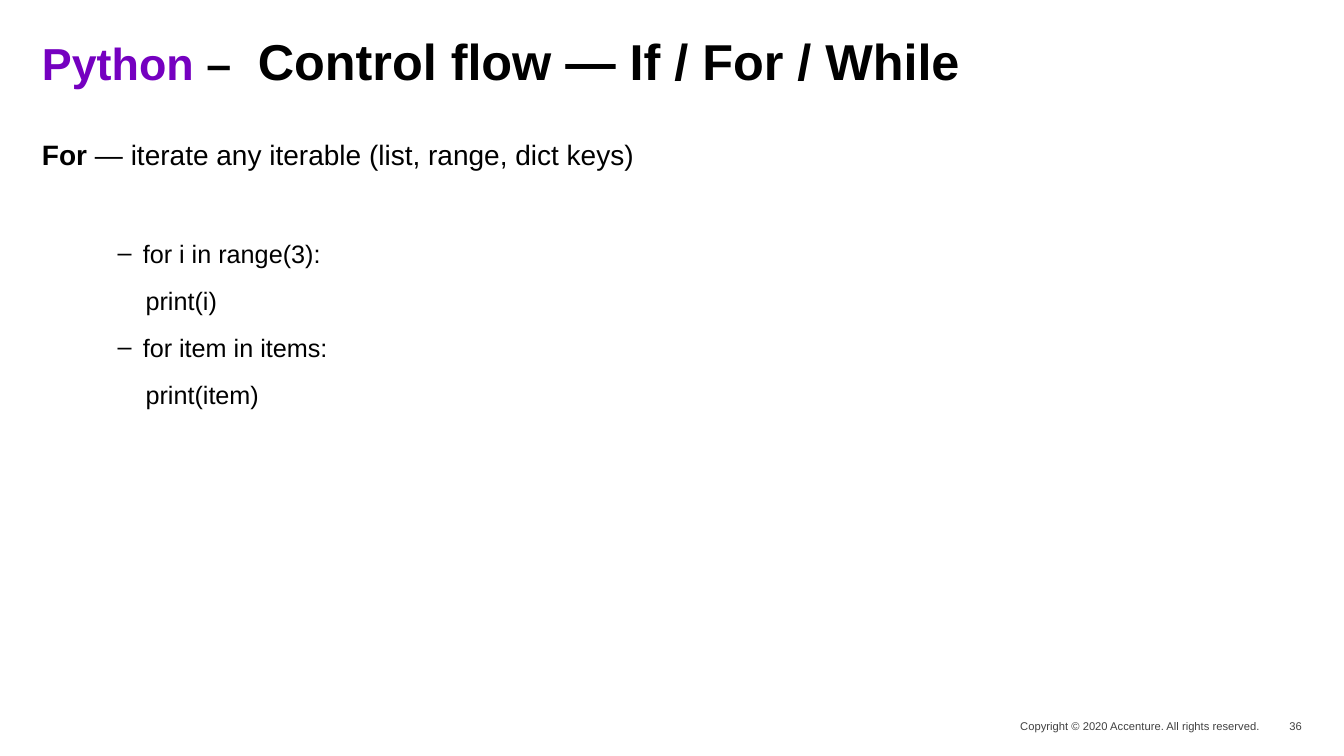
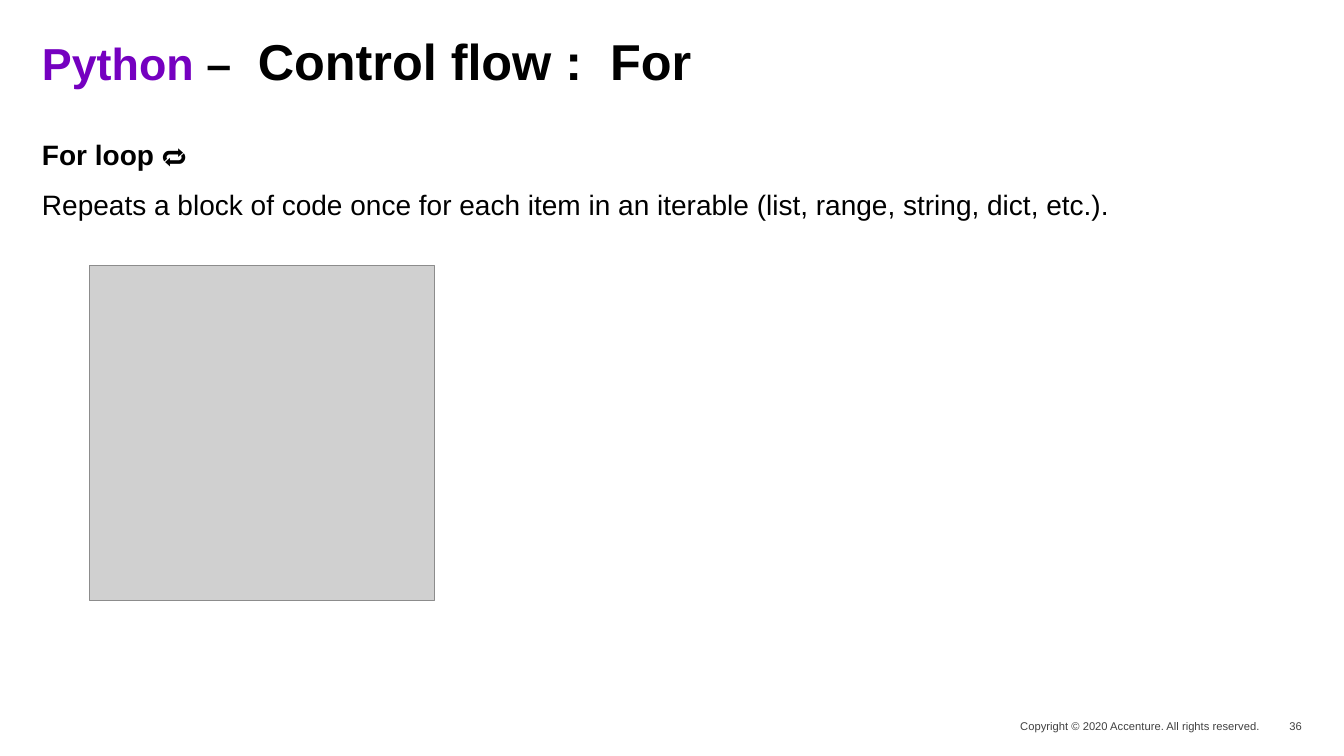
Before and after one commit to hafizatif07/genai-fullstack-poc, a slide deck: slide 36 of original-source-file/HTMLCSS--updated.pptx. Drawn at 1344x756 pixels with LibreOffice and Linux fonts; fonts in the diff are those of the drawing; grey boxes stand for pictures; background and template pictures are left out. Boxes give left, top, right and bottom in pixels: in the first picture for what was removed or moved away, otherwise in the second. Text is boxed around its words. In the diff, an @@ line names an element or a change of style, - is before the commit and + after.

```diff
--- a/original-source-file/HTMLCSS--updated.pptx
+++ b/original-source-file/HTMLCSS--updated.pptx
@@ title at <box>42,43,691,89</box>: text changed @@
-Python – Control flow — If / For / While
+Python – Control flow : For
@@ text at <box>42,144,1108,220</box>: text changed; size 18 to 20 pt @@
-For — iterate any iterable (list, range, dict keys)
-        – for i in range(3):
-        print(i)
-        – for item in items:
-        print(item)
+For loop 🔁
+Repeats a block of code once for each item in an iterable (list, range, string, dict, etc.).
@@ picture added at <box>90,265,435,601</box> @@
```
Also in this commit, not shown: 3 other slides changed, 5 slides added, 2 slides removed.
